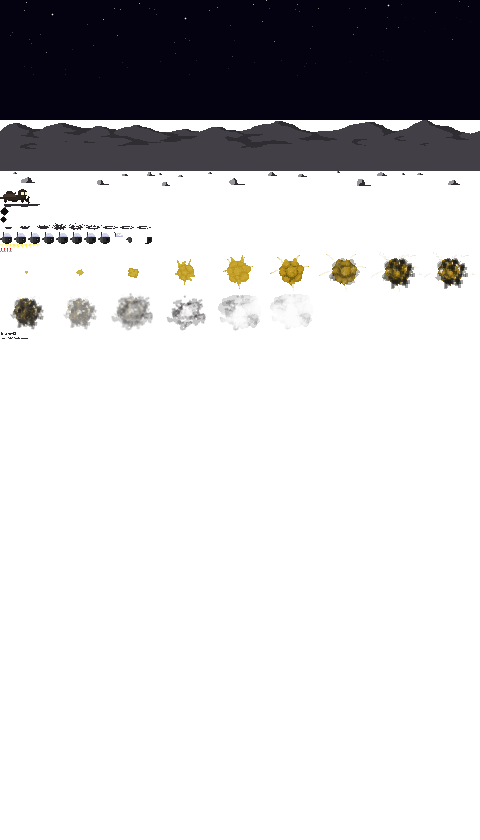
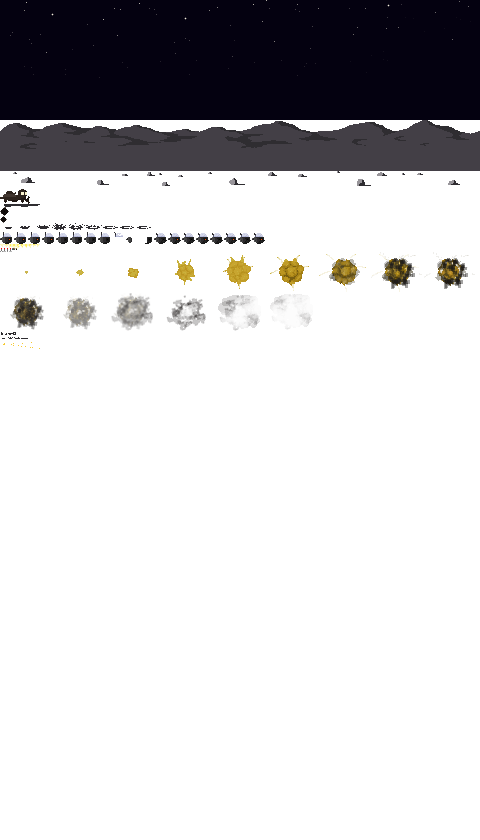
The second 480 × 840 image is a revision of the first. Changes to its layers:
added layer "sparks" above "alienpod damaged body" over [3,239,206,349]
added layer "alienpod damaged body" above "los sky" over [154,233,265,244]
